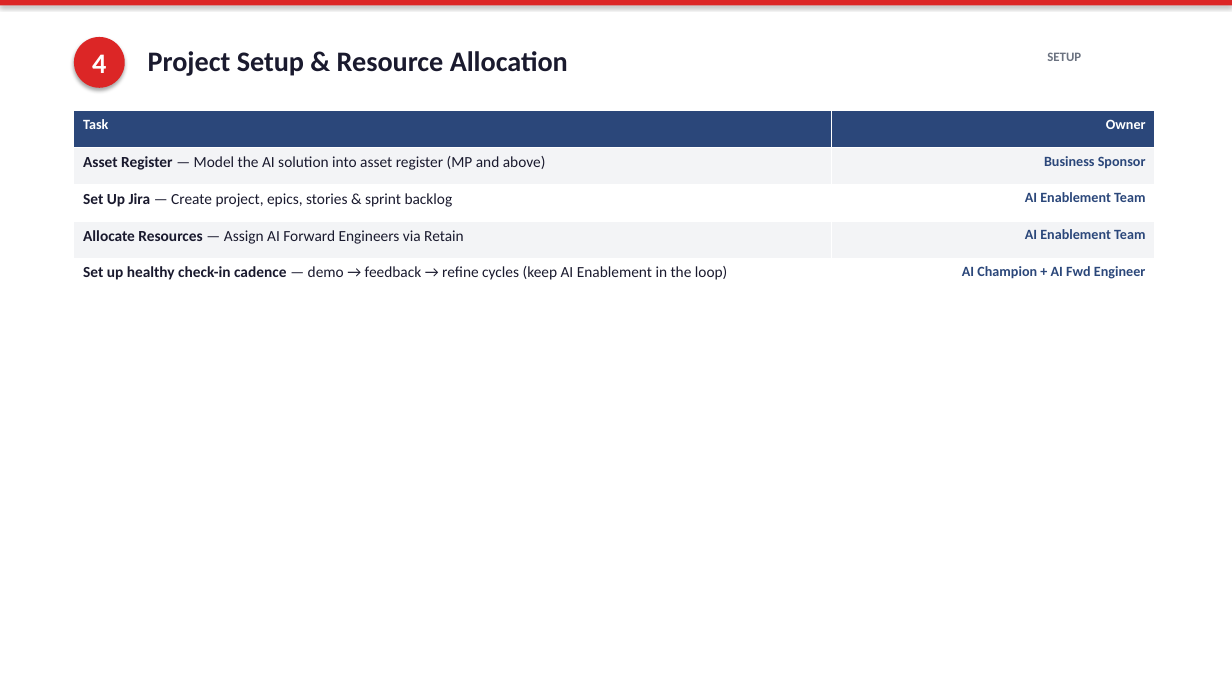
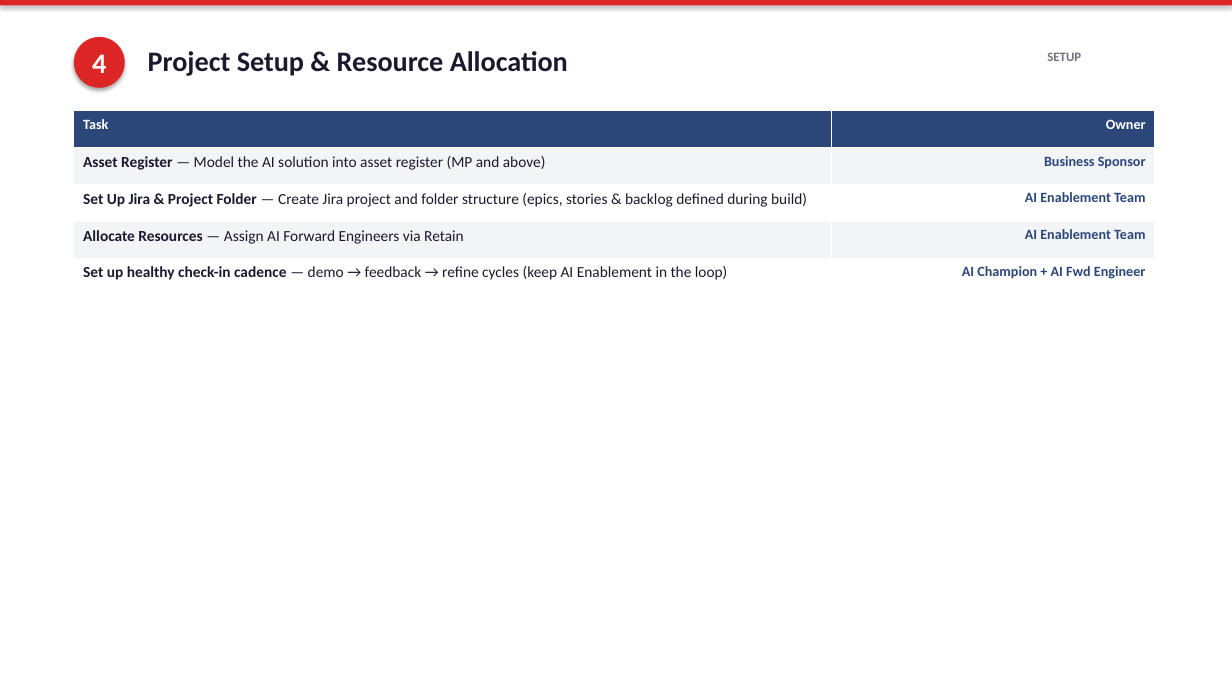
Before and after one commit to JessieWang0926/Intake-to-GTM, a slide deck: slide 7 of AI-Use-Case-to-GTM-Step-Guide.pptx. Drawn at 1232x693 pixels with LibreOffice and Linux fonts; fonts in the diff are those of the drawing. Boxes give left, top, right and bottom in pixels: in the first picture for what was removed or moved away, otherwise in the second. Text is boxed around its words. In the diff, an @@ line names an element or a change of style, - is before the commit and + after.

```diff
--- a/AI-Use-Case-to-GTM-Step-Guide.pptx
+++ b/AI-Use-Case-to-GTM-Step-Guide.pptx
@@ table at box(74, 111, 1155, 296) @@
-row 3, column 1: Set Up Jira — Create project, epics, stories & sprint backlog
+row 3, column 1: Set Up Jira & Project Folder — Create Jira project and folder structure (epics, stories & backlog defined during build)
```
Also in this commit, not shown: 1 other slide changed, 4 other files.
